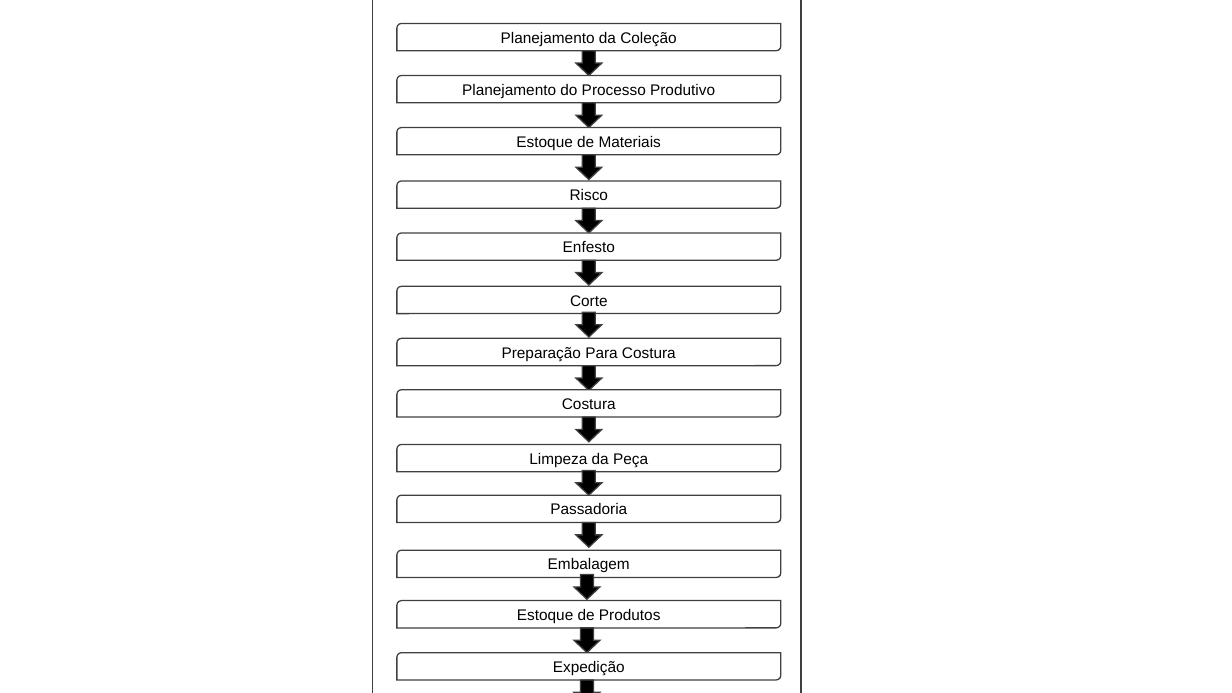
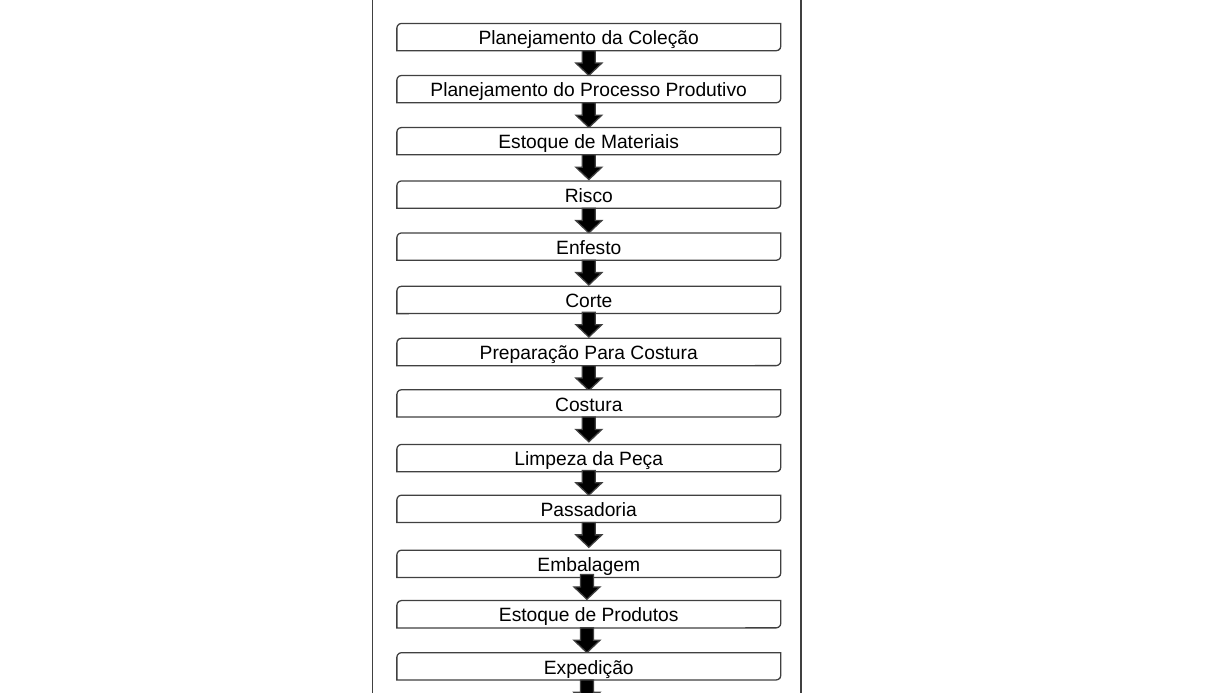
Before and after one commit to ruannicolini/Tear, a slide deck: slide 1 of Documentação/desenhos.pptx. Drawn at 1232x693 pixels with LibreOffice and Linux fonts; fonts in the diff are those of the drawing. Boxes give left, top, right and bottom in pixels: in the first picture for what was removed or moved away, otherwise in the second. Text is boxed around its words. In the diff, an @@ line names an element or a change of style, - is before the commit and + after.

```diff
--- a/Documentação/desenhos.pptx
+++ b/Documentação/desenhos.pptx
@@ size 12 to 15 pt in 13 elements at (397, 23, 781, 51), (397, 76, 781, 104), (397, 128, 781, 155), (397, 181, 781, 209), (397, 233, 781, 261), (397, 287, 781, 314), (397, 338, 781, 366), (397, 390, 781, 418), (397, 445, 781, 472), (397, 495, 781, 523), (397, 550, 781, 578), (397, 601, 781, 628), (397, 653, 781, 680) @@
```
Also in this commit, not shown: 1 other slide changed, 1 slide added, 41 other files.
